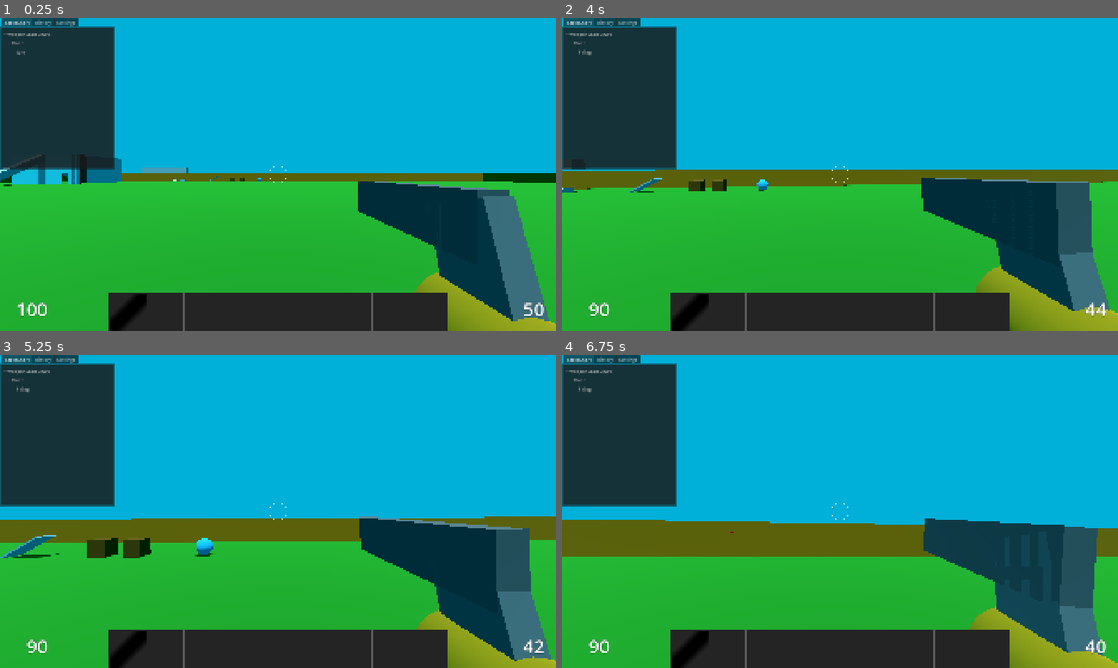
Above: before the commit, frames 1-4 (two rows, left to right).
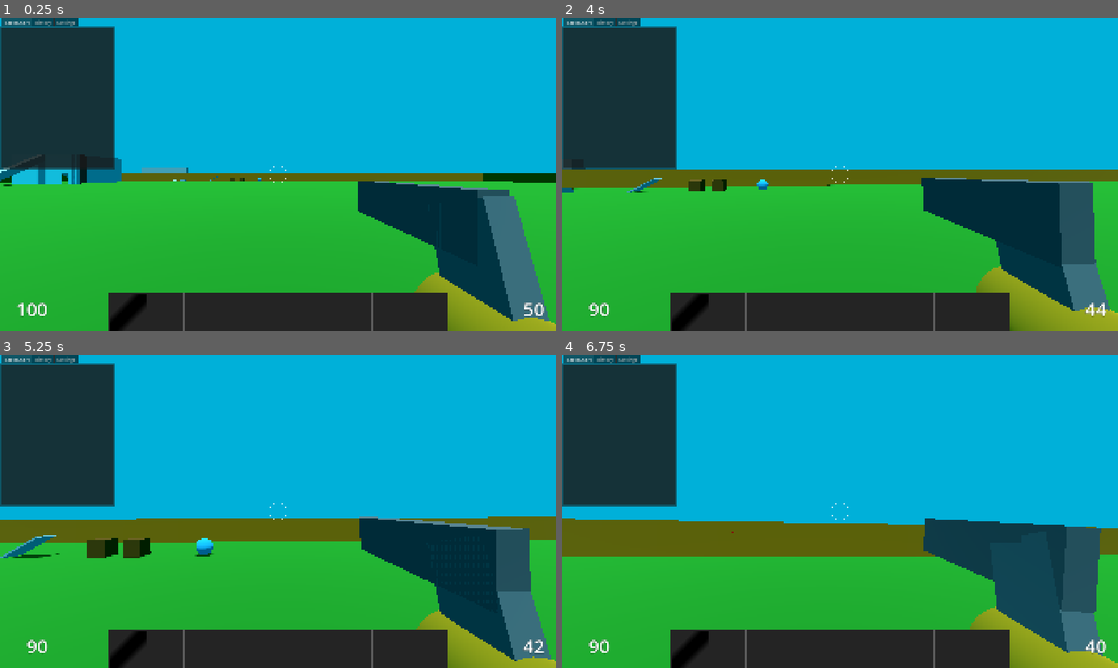
Above: after the commit, the same moments.

Repository: janisl/rpg-core
Game: Godot game, scene res://systems/main_scene.tscn
Two runs of this game, one before a commit and one after it. Both use one fixed random seed, a clock stepped at 60 frames per second and the inputs below.
Inputs (mouse positions are in pixels of both pictures, inside the frame that each line leads up to):
- Up to frame 1 (0.25 s): no input
- Up to frame 2 (4 s): move the mouse to (867, 174) at 0.52 s; press the mouse at (867, 174) at 0.53 s; hold W (forward) from 0.53 s (still down); tap Space (jump) at 0.77, 1.52, 3.02, 3.77 s; move the mouse to (812, 174) at 1.27 s; release the mouse at (812, 174) at 1.28 s; tap Shift (crouch) at 1.35 s; click (812, 174) at 1.55 s; move the mouse to (851, 168) at 2.02 s; press the mouse at (851, 168) at 2.03 s; move the mouse to (834, 180) at 2.77 s; release the mouse at (834, 180) at 2.78 s; tap Ctrl (sprint) at 2.85 s; click (834, 180) at 3.05 s; move the mouse to (878, 177) at 3.52 s; hold Z (test) from 3.53 s (still down); click (878, 177) at 3.8 s
- Up to frame 3 (5.25 s): keep holding W (forward); move the mouse to (233, 508) at 4.27 s; release Z (test) at 4.28 s; tap 1 at 4.35 s; tap Space (jump) at 4.52 s; click (233, 508) at 4.55 s; move the mouse to (283, 511) at 5.02 s; press the mouse at (283, 511) at 5.03 s
- Up to frame 4 (6.75 s): move the mouse to (817, 505) at 5.77 s; release W (forward) at 5.78 s; release the mouse at (817, 505) at 5.78 s; hold D (right) 5.78-6.53 s; tap Shift (crouch) at 5.85 s; tap Space (jump) at 6.02 s; click (817, 505) at 6.05 s; move the mouse to (867, 511) at 6.52 s; press the mouse at (867, 511) at 6.53 s; hold W (forward) from 6.53 s (still down)

The runs differ from the first frame. In frame 1, less than 0.1% of the frame differs, in the area x 0-9%, y 4-12%; in frame 2, 0.7%, in the area x 0-98%, y 4-94%; in frame 3, 0.1%; in frame 4, 0.4%.

Commit message:
Move weapon state chart to weapon.

Diff:
--- a/actors/player/components/weapon_controller.gd
+++ b/actors/player/components/weapon_controller.gd
@@ -5,7 +5,6 @@
 @export var player: Player
 @export var camera: CameraEffects
 @export var weapon_model_parent: Node3D
-@export var weapon_state_chart: StateChart
 
 @export_group("Weapon controller params")
 @export_flags_3d_physics var hit_scan_collision_mask: int = 1
@@ -96,13 +95,14 @@
 func switch_weapon(item_stack: ItemStack) -> void:
 	current_weapon_data = item_stack.item as WeaponData if item_stack else null
 	_spawn_weapon_model()
-	weapon_state_chart.send_event("onIdle")
 
 
 func _spawn_weapon_model() -> void:
 	if current_weapon_model:
 		current_weapon_model.queue_free()
 		current_weapon_model = null
+	if current_weapon:
+		current_weapon.queue_free()
 		current_weapon = null
 
 	if not current_weapon_data:
--- a/actors/player/player.tscn
+++ b/actors/player/player.tscn
@@ -29,9 +29,6 @@
 [ext_resource type="Script" uid="uid://dte1dx7wmo5ca" path="res://actors/player/components/player_airborne_movement_handler.gd" id="21_ctwkf"]
 [ext_resource type="Script" uid="uid://v3eyncouit2i" path="res://actors/player/components/player_swimming_movement_handler.gd" id="23_lj3dd"]
 [ext_resource type="Script" uid="uid://cqmmur7bbutym" path="res://actors/player/components/player_ladder_movement_handler.gd" id="25_yeioo"]
-[ext_resource type="Script" uid="uid://chbjxogxroaj6" path="res://weapons/behaviours/idle.gd" id="28_1c637"]
-[ext_resource type="Script" uid="uid://d0fh2iien0o0f" path="res://weapons/behaviours/firing.gd" id="29_4ihbh"]
-[ext_resource type="Script" uid="uid://caiu4rbdmbosx" path="res://weapons/behaviours/empty.gd" id="30_4jc6f"]
 [ext_resource type="Script" uid="uid://bk8ufns0cjpgj" path="res://systems/inventory/inventory.gd" id="31_4ihbh"]
 [ext_resource type="Script" uid="uid://ryjb8ge7pqnj" path="res://systems/inventory/item_stack.gd" id="32_4jc6f"]
 
@@ -1408,12 +1405,11 @@
 player = NodePath("../..")
 metadata/_custom_type_script = "uid://cqmmur7bbutym"
 
-[node name="WeaponController" type="Node" parent="Components" unique_id=327890797 node_paths=PackedStringArray("player", "camera", "weapon_model_parent", "weapon_state_chart")]
+[node name="WeaponController" type="Node" parent="Components" unique_id=327890797 node_paths=PackedStringArray("player", "camera", "weapon_model_parent")]
 script = ExtResource("6_2vokq")
 player = NodePath("../..")
 camera = NodePath("../../CameraController/Camera")
 weapon_model_parent = NodePath("../../CameraController/Camera")
-weapon_state_chart = NodePath("../../WeaponStateChart")
 weapon_mesh_layer = 2
 metadata/_custom_type_script = "uid://bssifbouhjhmf"
 
@@ -1425,7 +1421,6 @@
 [node name="StateChartDebugger" parent="." unique_id=1438023907 instance=ExtResource("2_388e2")]
 offset_right = -1522.0
 offset_bottom = -556.0
-initial_node_to_watch = NodePath("../WeaponStateChart")
 
 [node name="StandingCollision" type="CollisionShape3D" parent="." unique_id=1807291205]
 transform = Transform3D(1, 0, 0, 0, 1, 0, 0, 0, 1, 0, 0.9, 0)
@@ -1646,51 +1641,6 @@
 
 [node name="StairsBelowRayCast" type="RayCast3D" parent="." unique_id=611059247]
 target_position = Vector3(0, -0.75, 0)
-
-[node name="WeaponStateChart" type="Node" parent="." unique_id=1422502624]
-script = ExtResource("2_lsqbn")
-metadata/_custom_type_script = "uid://couw105c3bde4"
-
-[node name="Root" type="Node" parent="WeaponStateChart" unique_id=355358102]
-script = ExtResource("4_15y17")
-initial_state = NodePath("Idle")
-metadata/_custom_type_script = "uid://jk2jm1g6q853"
-
-[node name="Idle" type="Node" parent="WeaponStateChart/Root" unique_id=889722616]
-script = ExtResource("5_15y17")
-
-[node name="Behaviour" type="Node" parent="WeaponStateChart/Root/Idle" unique_id=346712151]
-script = ExtResource("28_1c637")
-
-[node name="Firing" type="Node" parent="WeaponStateChart/Root" unique_id=536824102]
-script = ExtResource("5_15y17")
-
-[node name="Behaviour" type="Node" parent="WeaponStateChart/Root/Firing" unique_id=1973293334]
-script = ExtResource("29_4ihbh")
-
-[node name="Empty" type="Node" parent="WeaponStateChart/Root" unique_id=1421908556]
-script = ExtResource("5_15y17")
-
-[node name="Behaviour" type="Node" parent="WeaponStateChart/Root/Empty" unique_id=734354096]
-script = ExtResource("30_4jc6f")
-
-[node name="OnIdle" type="Node" parent="WeaponStateChart/Root" unique_id=1200686958]
-script = ExtResource("6_bop6h")
-to = NodePath("../Idle")
-event = &"onIdle"
-delay_in_seconds = "0.0"
-
-[node name="OnFiring" type="Node" parent="WeaponStateChart/Root" unique_id=2104936050]
-script = ExtResource("6_bop6h")
-to = NodePath("../Firing")
-event = &"onFiring"
-delay_in_seconds = "0.0"
-
-[node name="OnEmpty" type="Node" parent="WeaponStateChart/Root" unique_id=1962156358]
-script = ExtResource("6_bop6h")
-to = NodePath("../Empty")
-event = &"onEmpty"
-delay_in_seconds = "0.0"
 
 [node name="Meshes" type="Node3D" parent="." unique_id=1055887092]
 
--- a/items/item.tscn
+++ b/items/item.tscn
@@ -4,7 +4,6 @@
 [ext_resource type="Script" uid="uid://couw105c3bde4" path="res://addons/godot_state_charts/state_chart.gd" id="2_881i2"]
 [ext_resource type="Script" uid="uid://jk2jm1g6q853" path="res://addons/godot_state_charts/compound_state.gd" id="3_bpufw"]
 [ext_resource type="Script" uid="uid://cytafq8i1y8qm" path="res://addons/godot_state_charts/atomic_state.gd" id="4_2knyj"]
-[ext_resource type="Script" uid="uid://cf1nsco3w0mf6" path="res://addons/godot_state_charts/transition.gd" id="5_k8hyg"]
 
 [node name="Item" type="Node" unique_id=2003787361]
 script = ExtResource("1_88lpn")
@@ -19,18 +18,3 @@
 
 [node name="Idle" type="Node" parent="StateChart/Root" unique_id=1881439388]
 script = ExtResource("4_2knyj")
-
-[node name="OnUse" type="Node" parent="StateChart/Root/Idle" unique_id=1886019687]
-script = ExtResource("5_k8hyg")
-to = NodePath("../../Use")
-event = &"onUse"
-delay_in_seconds = "0.0"
-
-[node name="Use" type="Node" parent="StateChart/Root" unique_id=826278754]
-script = ExtResource("4_2knyj")
-
-[node name="OnIdle" type="Node" parent="StateChart/Root/Use" unique_id=2096157941]
-script = ExtResource("5_k8hyg")
-to = NodePath("../../Idle")
-event = &"onIdle"
-delay_in_seconds = "0.0"
--- a/items/weapons/weapon.gd
+++ b/items/weapons/weapon.gd
@@ -12,6 +12,8 @@
 
 var can_fire_next := true
 var fire_rate_timer := 0.0
+
+@onready var state_chart: StateChart = $StateChart
 
 
 func _process(delta: float) -> void:
--- a/items/weapons/weapon.tscn
+++ b/items/weapons/weapon.tscn
@@ -2,6 +2,56 @@
 
 [ext_resource type="PackedScene" uid="uid://bnvfahbsfb37o" path="res://items/item.tscn" id="1_1aasx"]
 [ext_resource type="Script" uid="uid://pisgkfuei3r7" path="res://items/weapons/weapon.gd" id="2_rde40"]
+[ext_resource type="Script" uid="uid://chbjxogxroaj6" path="res://weapons/behaviours/idle.gd" id="3_f1rvd"]
+[ext_resource type="Script" uid="uid://cytafq8i1y8qm" path="res://addons/godot_state_charts/atomic_state.gd" id="3_fqqk5"]
+[ext_resource type="Script" uid="uid://cf1nsco3w0mf6" path="res://addons/godot_state_charts/transition.gd" id="3_yteyy"]
+[ext_resource type="Script" uid="uid://d0fh2iien0o0f" path="res://weapons/behaviours/firing.gd" id="6_en5e4"]
+[ext_resource type="Script" uid="uid://caiu4rbdmbosx" path="res://weapons/behaviours/empty.gd" id="7_snoqv"]
 
 [node name="Weapon" unique_id=2003787361 instance=ExtResource("1_1aasx")]
 script = ExtResource("2_rde40")
+
+[node name="Behavior" type="Node" parent="StateChart/Root/Idle" parent_id_path=PackedInt32Array(1881439388) index="0" unique_id=357733530]
+script = ExtResource("3_f1rvd")
+
+[node name="OnFiring" type="Node" parent="StateChart/Root/Idle" parent_id_path=PackedInt32Array(1881439388) index="1" unique_id=168174707]
+script = ExtResource("3_yteyy")
+to = NodePath("../../Firing")
+event = &"onFiring"
+delay_in_seconds = "0.0"
+
+[node name="OnEmpty" type="Node" parent="StateChart/Root/Idle" parent_id_path=PackedInt32Array(1881439388) index="2" unique_id=1021899791]
+script = ExtResource("3_yteyy")
+to = NodePath("../../Empty")
+event = &"onEmpty"
+delay_in_seconds = "0.0"
+
+[node name="Firing" type="Node" parent="StateChart/Root" parent_id_path=PackedInt32Array(458852534) index="1" unique_id=458781473]
+script = ExtResource("3_fqqk5")
+
+[node name="Behavior" type="Node" parent="StateChart/Root/Firing" index="0" unique_id=1454198443]
+script = ExtResource("6_en5e4")
+
+[node name="OnIdle" type="Node" parent="StateChart/Root/Firing" index="1" unique_id=1265458874]
+script = ExtResource("3_yteyy")
+to = NodePath("../../Idle")
+event = &"onIdle"
+delay_in_seconds = "0.0"
+
+[node name="OnEmpty" type="Node" parent="StateChart/Root/Firing" index="2" unique_id=536768794]
+script = ExtResource("3_yteyy")
+to = NodePath("../../Empty")
+event = &"onEmpty"
+delay_in_seconds = "0.0"
+
+[node name="Empty" type="Node" parent="StateChart/Root" parent_id_path=PackedInt32Array(458852534) index="2" unique_id=1318988179]
+script = ExtResource("3_fqqk5")
+
+[node name="Behavior" type="Node" parent="StateChart/Root/Empty" index="0" unique_id=487619528]
+script = ExtResource("7_snoqv")
+
+[node name="OnIdle" type="Node" parent="StateChart/Root/Empty" index="1" unique_id=2017353449]
+script = ExtResource("3_yteyy")
+to = NodePath("../../Idle")
+event = &"onIdle"
+delay_in_seconds = "0.0"
--- a/weapons/behaviours/firing.gd
+++ b/weapons/behaviours/firing.gd
@@ -2,25 +2,19 @@
 
 
 func _on_state_entered() -> void:
-	if not weapon_controller:
-		return
-
-	weapon_controller.current_weapon.fire_weapon()
+	weapon.fire_weapon()
 
 
 func _on_state_physics_processing(_delta: float) -> void:
-	if not weapon_controller:
+	if not weapon.has_ammo():
+		weapon.state_chart.send_event("onEmpty")
 		return
 
-	if not weapon_controller.current_weapon.has_ammo():
-		weapon_controller.weapon_state_chart.send_event("onEmpty")
-		return
-
-	if weapon_controller.current_weapon_data.is_automatic:
+	if weapon.current_weapon_data.is_automatic:
 		if Input.is_action_pressed("primary_fire"):
-			if weapon_controller.current_weapon.can_fire():
-				weapon_controller.current_weapon.fire_weapon()
+			if weapon.can_fire():
+				weapon.fire_weapon()
 			return
 
-	if not weapon_controller.animation_player.is_playing():
-		weapon_controller.weapon_state_chart.send_event("onIdle")
+	if not weapon.animation_player.is_playing():
+		weapon.state_chart.send_event("onIdle")
--- a/weapons/behaviours/idle.gd
+++ b/weapons/behaviours/idle.gd
@@ -2,16 +2,16 @@
 
 
 func _on_state_entered() -> void:
-	if weapon_controller.animation_player:
-		weapon_controller.animation_player.play("idle")
+	if weapon.animation_player:
+		weapon.animation_player.play("idle")
 
 
 func _on_state_processing(delta: float) -> void:
-	if not weapon_controller or not weapon_controller.current_weapon_data:
+	if not weapon.current_weapon_data:
 		return
 
-	if Input.is_action_just_pressed("primary_fire") and weapon_controller.current_weapon.can_fire():
-		weapon_controller.weapon_state_chart.send_event("onFiring")
+	if Input.is_action_just_pressed("primary_fire") and weapon.can_fire():
+		weapon.state_chart.send_event("onFiring")
 
-	if not weapon_controller.current_weapon.has_ammo():
-		weapon_controller.weapon_state_chart.send_event("onEmpty")
+	if not weapon.has_ammo():
+		weapon.state_chart.send_event("onEmpty")
--- a/weapons/behaviours/weapon_state_behaviour.gd
+++ b/weapons/behaviours/weapon_state_behaviour.gd
@@ -1,10 +1,10 @@
 class_name WeaponStateBehaviour
 extends StateBehaviour
 
-var weapon_controller: WeaponController
+var weapon: Weapon
 
 
 func _ready() -> void:
+	weapon = _find_owner() as Weapon
+
 	super()
-
-	weapon_controller = (_find_owner() as Player).weapon_controller
